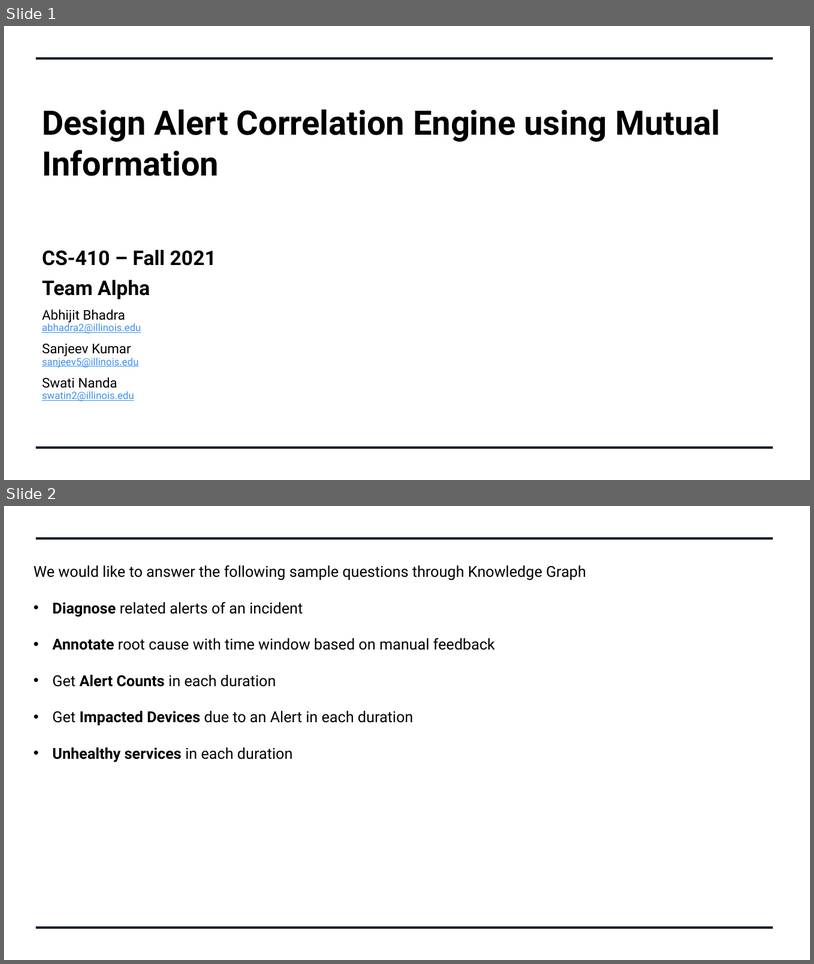
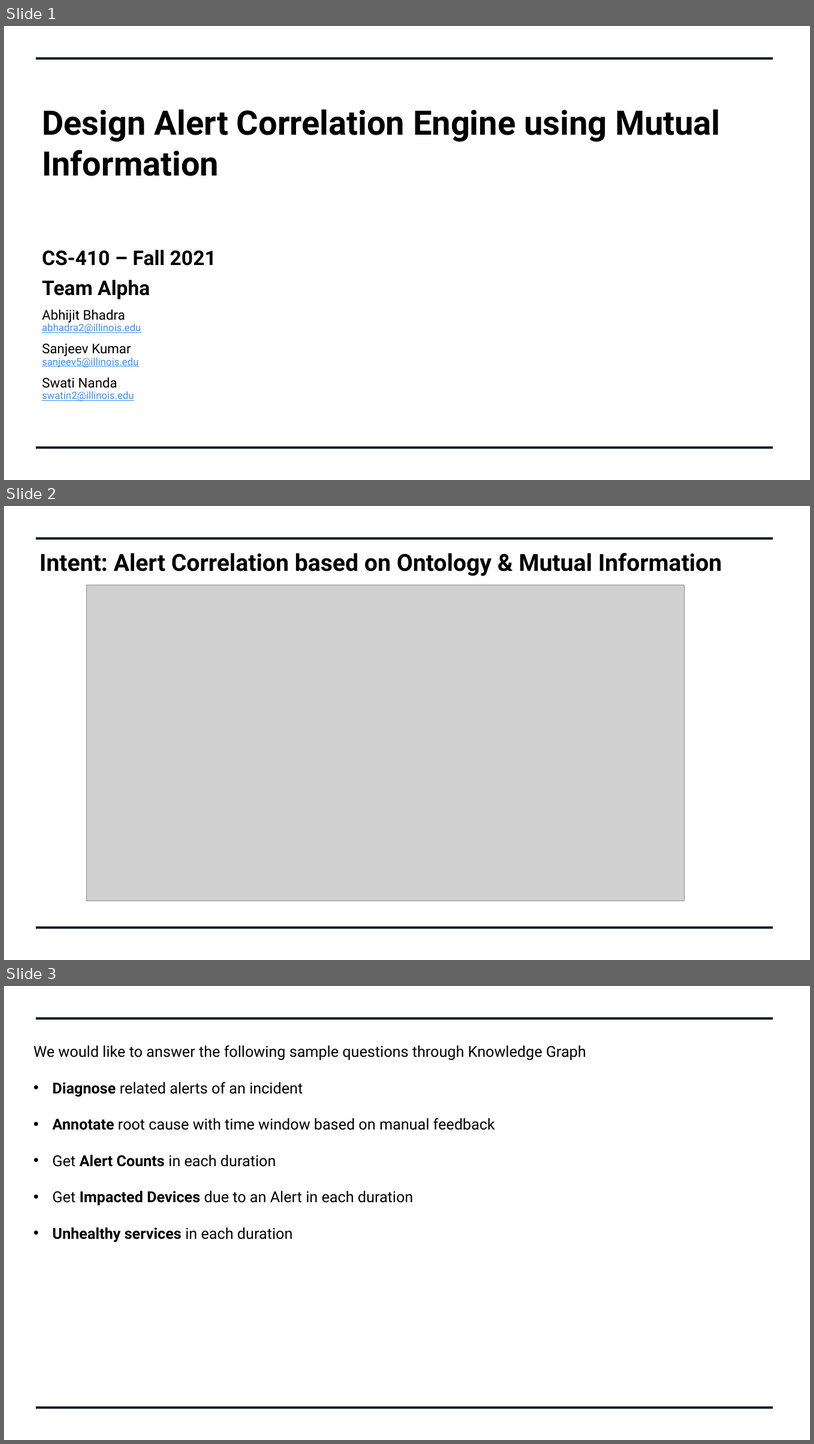
Before and after one commit to swatinanda/CS410-Fall2021-TeamAlpha, a slide deck: Team_Alpha_Presentation.pptx. Shown one above the other, each under a label of ours: slides 1 and 2 before the commit, slides 1, 2 and 3 after it. The pictures are 814x964 and 814x1444 pixels, drawn with LibreOffice and Linux fonts; fonts in the diff are those of the drawing; grey boxes stand for pictures. Boxes give left, top, right and bottom in pixels: in the first picture for what was removed or moved away, otherwise in the second. Text is boxed around its words. In the diff, an @@ line names an element or a change of style, - is before the commit and + after.

```diff
--- a/Team_Alpha_Presentation.pptx
+++ b/Team_Alpha_Presentation.pptx
@@ slide 2 added at [4,506,810,960], background #FFFFFF; not listed: 2 template elements that a slide beside it also shows @@
@@ title added at [39,553,722,576], 28 pt, text #000000, bold @@
+Intent: Alert Correlation based on Ontology & Mutual Information
@@ picture added at [86,585,685,901] @@
@@ what was slide 2 is now slide 3 @@
```
Also in this commit, not shown: 2 slides changed.
